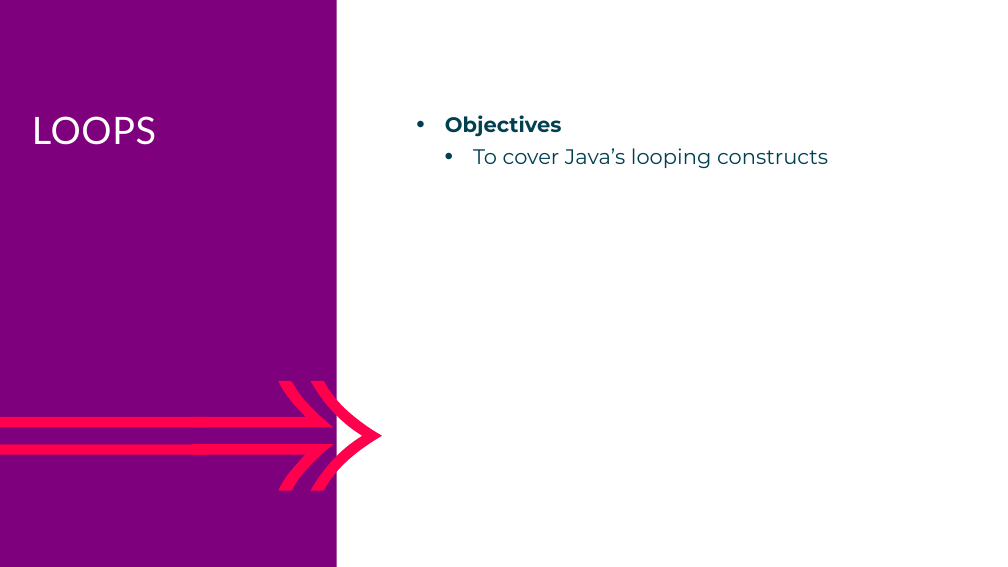
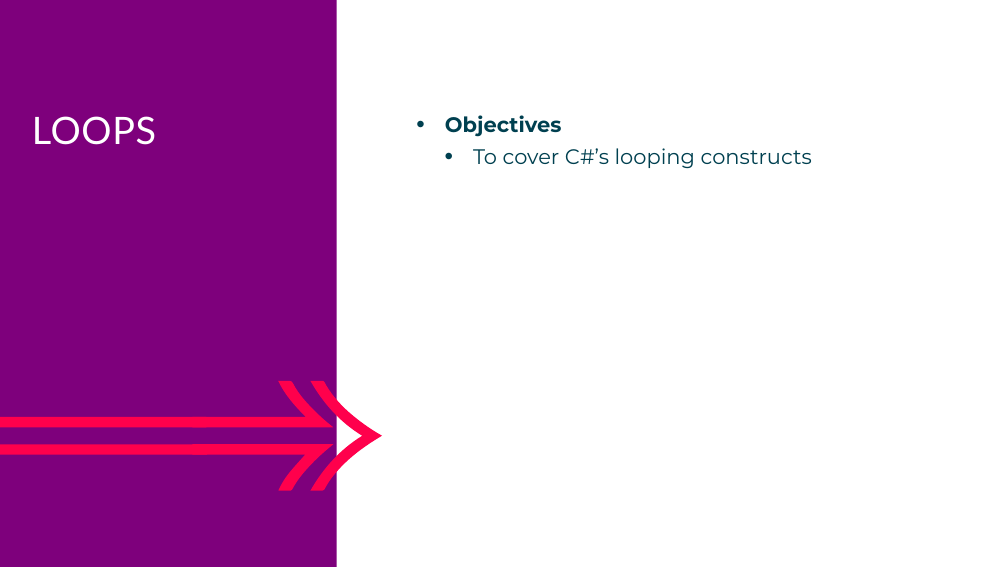
Before and after one commit to mikebaradaran/csharp, a slide deck: slide 32 of 01-C# Basics.pptx. Drawn at 1008x567 pixels with LibreOffice and Linux fonts; fonts in the diff are those of the drawing. Boxes give left, top, right and bottom in pixels: in the first picture for what was removed or moved away, otherwise in the second. Text is boxed around its words. In the diff, an @@ line names an element or a change of style, - is before the commit and + after.

```diff
--- a/01-C# Basics.pptx
+++ b/01-C# Basics.pptx
@@ text at <box>473,148,812,168</box>: text changed @@
-  • To cover Java’s looping constructs
+  • To cover C#’s looping constructs
```
Also in this commit, not shown: 2 other slides changed, 10 other files.
